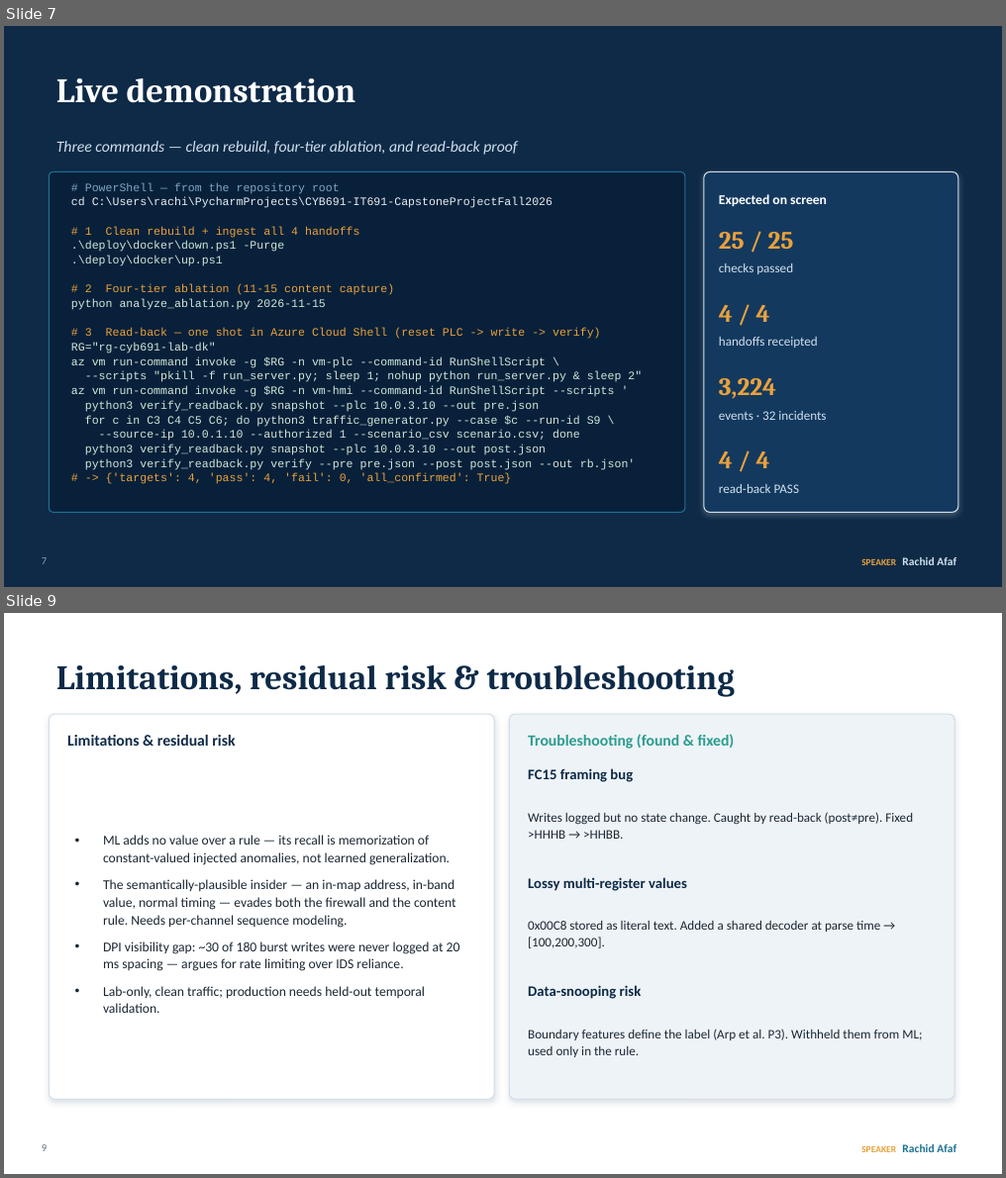
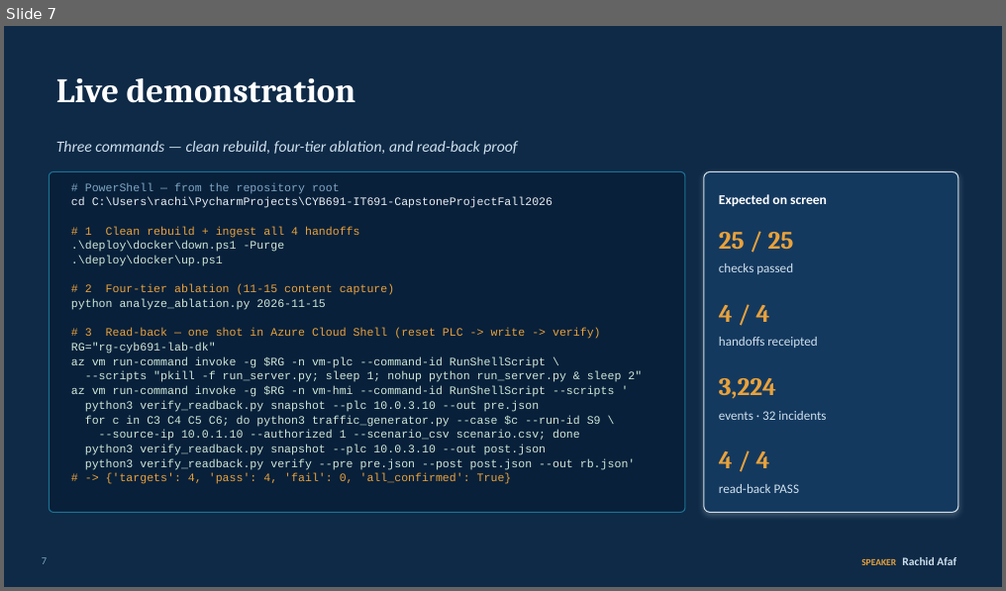
Before and after one commit to rachidafaf/CYB691-IT691-CapstoneProjectFall2026, a slide deck: docs/Team4_Capstone_Presentation.pptx. Shown one above the other, each under a label of ours: slides 7 and 9 before the commit, slide 7 after it; the slides between them are not shown. The pictures are 1006x1178 and 1006x591 pixels, drawn with LibreOffice and Linux fonts; fonts in the diff are those of the drawing. Boxes give left, top, right and bottom in pixels: in the first picture for what was removed or moved away, otherwise in the second. Text is boxed around its words. In the diff, an @@ line names an element or a change of style, - is before the commit and + after.

```diff
--- a/docs/Team4_Capstone_Presentation.pptx
+++ b/docs/Team4_Capstone_Presentation.pptx
@@ slide 9 removed at box(4, 613, 1002, 1174), background #FFFFFF @@
@@ text removed at box(56, 665, 735, 697) @@
-Limitations, residual risk & troubleshooting
@@ rounded rectangle removed at box(49, 714, 494, 1100) @@
@@ rounded rectangle removed at box(509, 714, 954, 1100) @@
@@ text removed at box(67, 735, 235, 746) @@
-Limitations & residual risk
@@ text removed at box(528, 734, 735, 749) @@
-Troubleshooting (found & fixed)
@@ text removed at box(528, 768, 633, 782) @@
-FC15 framing bug
@@ text removed at box(528, 812, 913, 839) @@
-Writes logged but no state change. Caught by read-back (post≠pre). Fixed >HHHB → >HHBB.
@@ text removed at box(103, 835, 460, 1013) @@
-• ML adds no value over a rule — its recall is memorization of constant-valued injected anomalies, not learned generalization.
-• The semantically-plausible insider — an in-map address, in-band value, normal timing — evades both the firewall and the content rule. Needs per-channel sequence modeling.
-• DPI visibility gap: ~30 of 180 burst writes were never logged at 20 ms spacing — argues for rate limiting over IDS reliance.
-• Lab-only, clean traffic; production needs held-out temporal validation.
@@ text removed at box(528, 877, 687, 891) @@
-Lossy multi-register values
@@ text removed at box(528, 921, 880, 949) @@
-0x00C8 stored as literal text. Added a shared decoder at parse time → [100,200,300].
@@ text removed at box(528, 985, 642, 999) @@
-Data-snooping risk
@@ text removed at box(528, 1029, 922, 1058) @@
-Boundary features define the label (Arp et al. P3). Withheld them from ML; used only in the rule.
@@ text removed at box(42, 1145, 47, 1152) @@
-9
@@ text removed at box(861, 1145, 956, 1153) @@
-SPEAKER Rachid Afaf
```
Also in this commit, not shown: 2 slides changed, 1 other slide removed, 9 other files.
